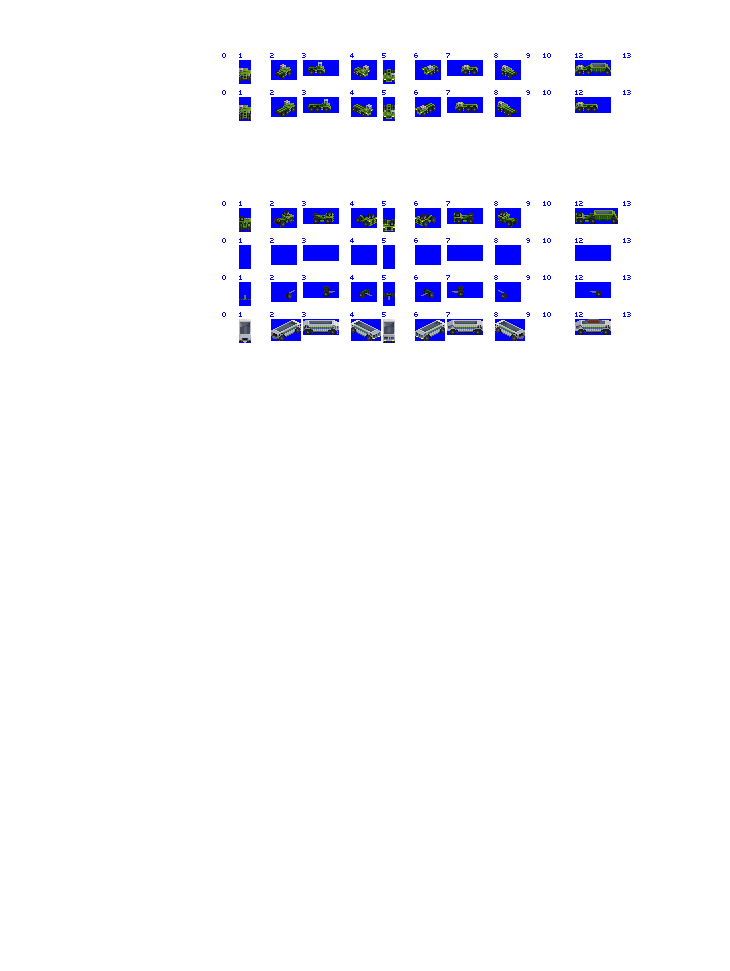
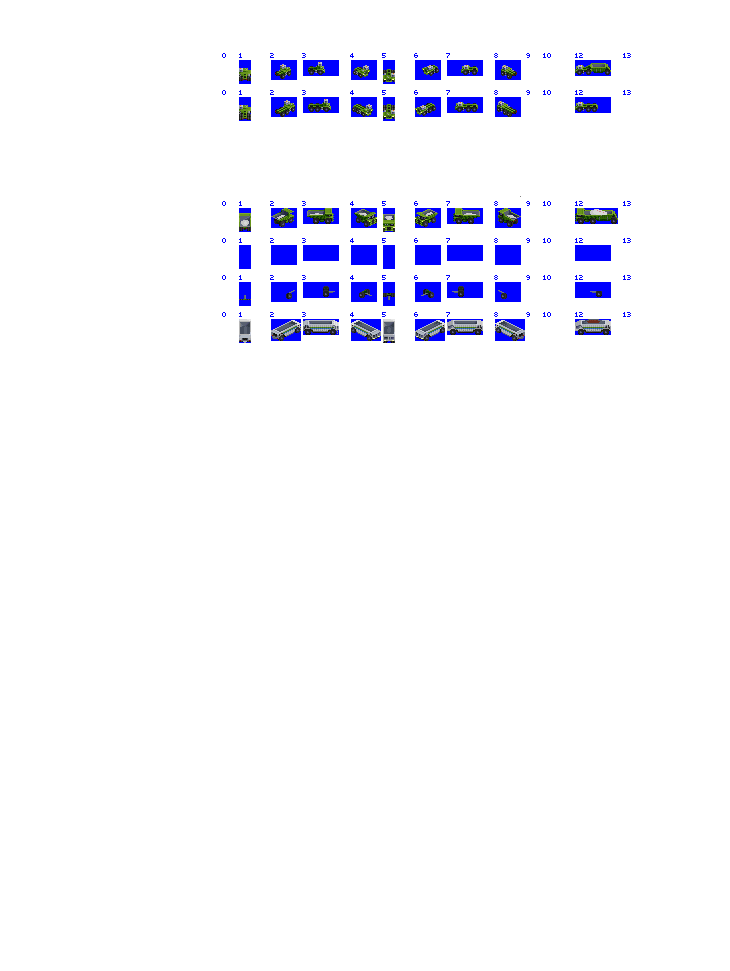
Layered file, before and after one edit (730x971). Changes by layer:
showed group "Body 1" (1st of 2, in "Mining Truck") (15 layers) over [239, 196, 607, 227]
